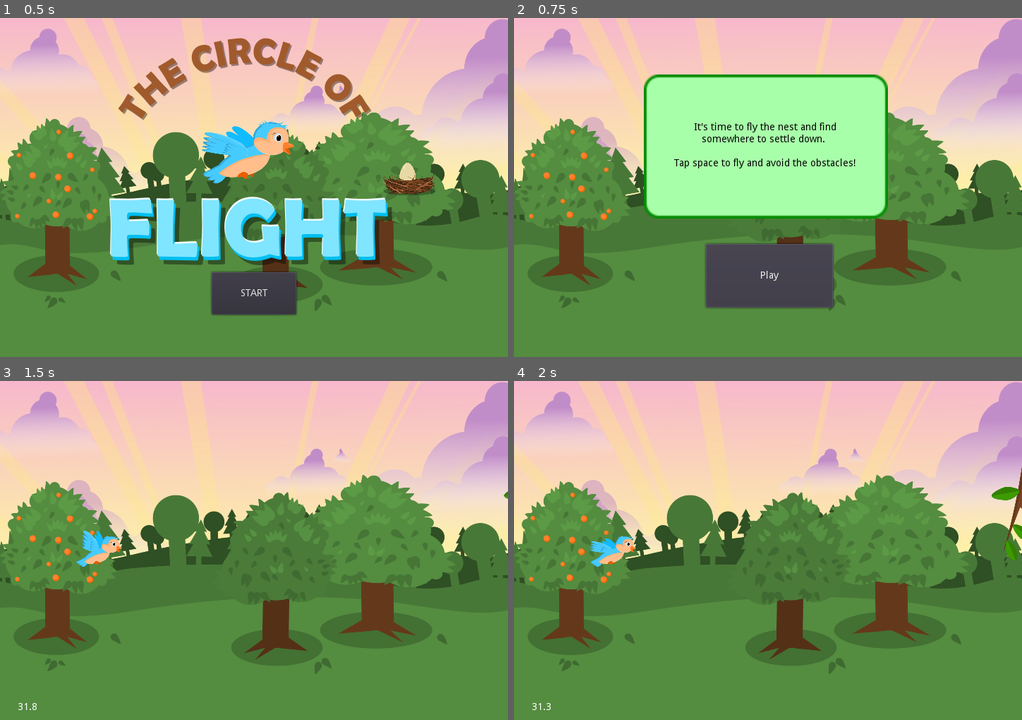
Above: before the commit, frames 1-4 (two rows, left to right).
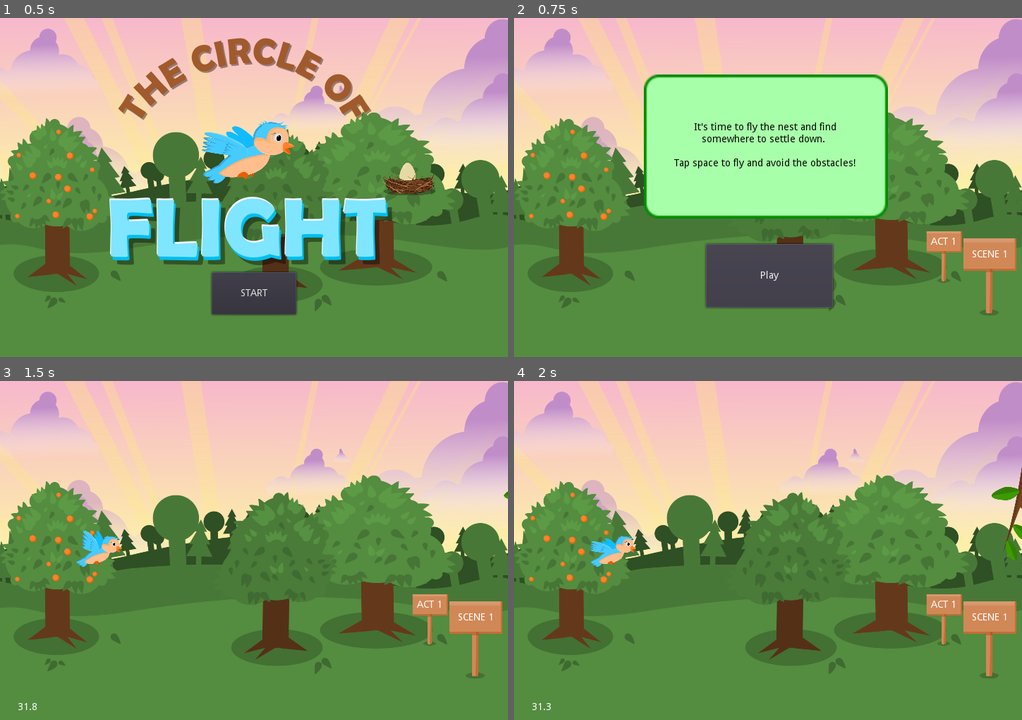
Above: after the commit, the same moments.

Repository: benfernandes/gamejam-august-2020
Game: Godot game, scene res://Main.tscn
The game is run twice, just before and just after one commit, with the same random seed, the same clock (stepped at 60 frames per second) and the same inputs.
Inputs:
- Up to frame 1 (0.5 s): no input
- Up to frame 2 (0.75 s): click "START" at 0.5 s
- Up to frame 3 (1.5 s): click "Play" at 1.25 s
- Up to frame 4 (2 s): no input

Frame 1 is identical in both runs. In frame 2, 1.7% of the frame differs, in the area x 81-99%, y 62-88%; in frame 3, 1.7%; in frame 4, 1.7%.

Commit message:
Fix missing signposts

Diff:
--- a/Main.gd
+++ b/Main.gd
@@ -25,6 +25,7 @@
 	$FlappyBirdButton.hide()
 
 func _on_main_start_game():
+	$Signposts.show()
 	start_flappy_scene()
 
 # Temp
